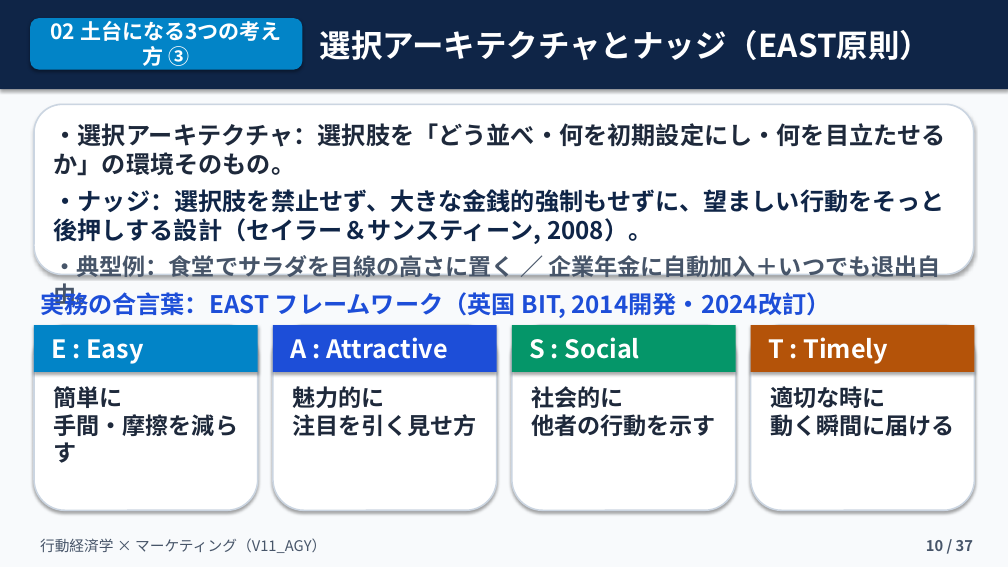
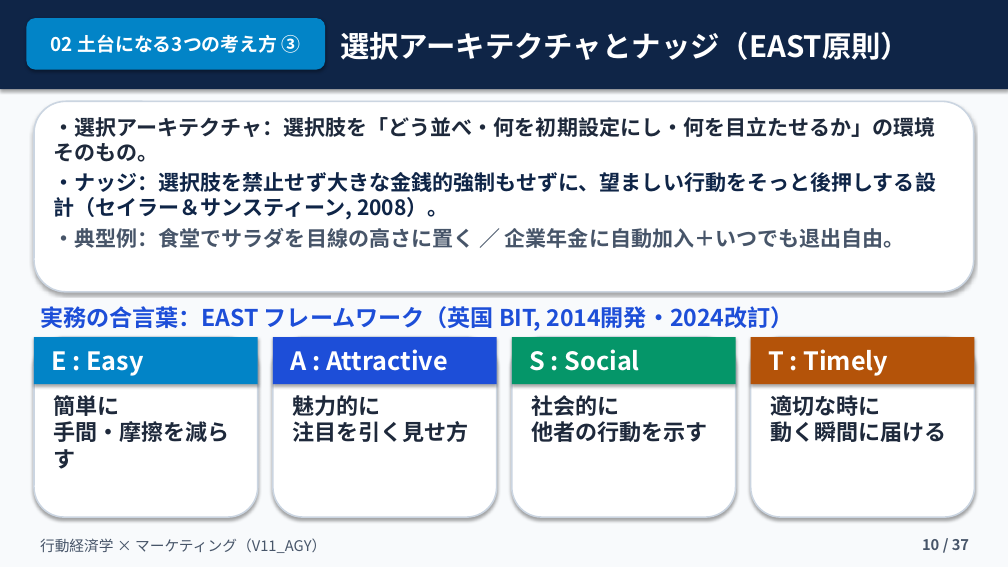
Before and after one commit to kkomatsu81/jns-slide-v11-agy, a slide deck: slide 10 of 融合版_V11_AGY.pptx. Drawn at 1008x567 pixels with LibreOffice and Linux fonts; fonts in the diff are those of the drawing. Boxes give left, top, right and bottom in pixels: in the first picture for what was removed or moved away, otherwise in the second. Text is boxed around its words. In the diff, an @@ line names an element or a change of style, - is before the commit and + after.

```diff
--- a/融合版_V11_AGY.pptx
+++ b/融合版_V11_AGY.pptx
@@ rounded rectangle "02 土台になる3つの考え方 ③" resized from (x1=30, y1=18, x2=302, y2=70) to (x1=26, y1=18, x2=325, y2=70) @@
@@ rounded rectangle "02 土台になる3つの考え方 ③" at (x1=26, y1=18, x2=325, y2=70): size 20 to 18 pt @@
@@ text "選択アーキテクチャとナッジ（EAST原則）" moved from (x1=320, y1=30, x2=931, y2=60) to (x1=340, y1=32, x2=910, y2=60) @@
@@ text "選択アーキテクチャとナッジ（EAST原則）" at (x1=340, y1=32, x2=910, y2=60): size 30 to 28 pt @@
@@ rounded rectangle resized from (x1=34, y1=104, x2=974, y2=274) to (x1=34, y1=101, x2=974, y2=292) @@
@@ text at (x1=54, y1=117, x2=936, y2=248): size 23 to 20 pt in "・選択アーキテクチャ：選択肢を「どう並べ・何を初期設定にし・何を目立たせるか」の環境そのもの。"; size 22 to 20 pt in "・典型例：食堂でサラダを目線の高さに置く ／ 企業年金に自動加入＋いつでも退出自由。"; less space between paragraphs @@
@@ text at (x1=54, y1=172, x2=936, y2=219): text changed; size 23 to 20 pt @@
-・ナッジ：選択肢を禁止せず、大きな金銭的強制もせずに、望ましい行動をそっと後押しする設計（セイラー＆サンスティーン, 2008）。
+・ナッジ：選択肢を禁止せず大きな金銭的強制もせずに、望ましい行動をそっと後押しする設計（セイラー＆サンスティーン, 2008）。
@@ text "実務の合言葉：EAST フレームワーク（英国 BIT, 2014開発・2024改訂）" moved from (x1=40, y1=289, x2=830, y2=318) to (x1=40, y1=306, x2=794, y2=331) @@
@@ text "実務の合言葉：EAST フレームワーク（英国 BIT, 2014開発・2024改訂）" at (x1=40, y1=306, x2=794, y2=331): size 23 to 22 pt; less space between paragraphs @@
@@ rounded rectangle resized from (x1=34, y1=325, x2=258, y2=510) to (x1=34, y1=337, x2=258, y2=517) @@
@@ rounded rectangle resized from (x1=273, y1=325, x2=497, y2=510) to (x1=273, y1=337, x2=497, y2=517) @@
@@ rounded rectangle resized from (x1=512, y1=325, x2=736, y2=510) to (x1=512, y1=337, x2=736, y2=517) @@
@@ 8 texts, 4 rectangles moved together from (x1=34, y1=325, x2=975, y2=463) to (x1=34, y1=337, x2=975, y2=469) @@
@@ rounded rectangle resized from (x1=751, y1=325, x2=975, y2=510) to (x1=751, y1=337, x2=975, y2=517) @@
@@ size 22 to 21 pt; less space between paragraphs in 4 elements at (x1=54, y1=395, x2=230, y2=469), (x1=293, y1=395, x2=469, y2=442), (x1=531, y1=395, x2=707, y2=442), (x1=770, y1=395, x2=946, y2=442) @@
@@ text "10 / 37" moved from (x1=926, y1=540, x2=973, y2=551) to (x1=922, y1=539, x2=969, y2=550) @@
```
Also in this commit, not shown: 35 other slides changed.
